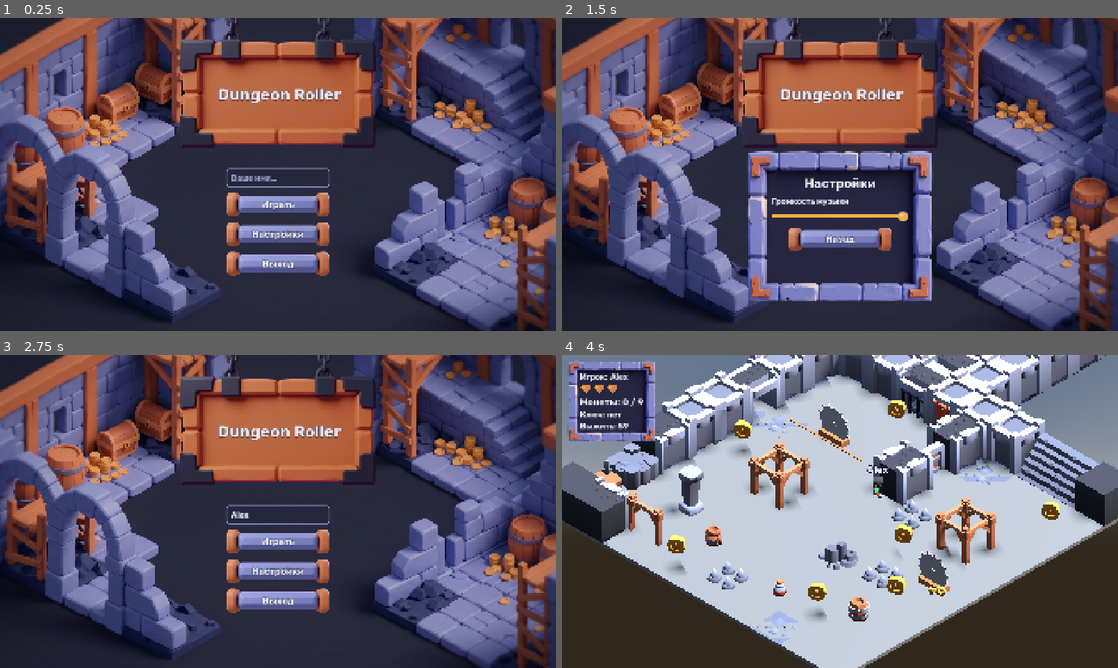
Above: before the commit, frames 1-4 (two rows, left to right).
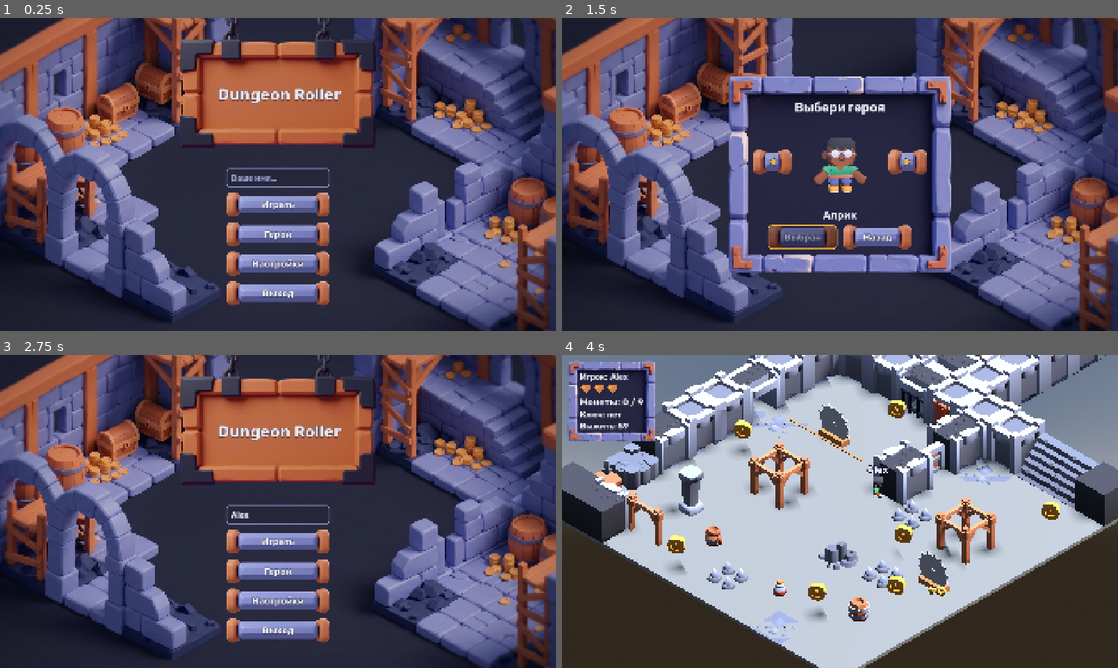
Above: after the commit, the same moments.

Repository: farikgg/godot_assignment
Game: Godot game, scene res://scenes/main_menu.tscn
The game is run twice, just before and just after one commit, with the same random seed, the same clock (stepped at 60 frames per second) and the same inputs.
Inputs (mouse positions are in pixels of both pictures, inside the frame that each line leads up to):
- Up to frame 1 (0.25 s): no input
- Up to frame 2 (1.5 s): click (840, 177) at 0.52 s; type "Alex" at 0.6 s; click (840, 233) at 1.25 s, where only the run after the commit has a clickable "Герои"
- Up to frame 3 (2.75 s): click "Назад" at 2 s
- Up to frame 4 (4 s): click "Играть" at 2.75 s; hold D (move_right) from 3.53 s (still down); hold J (attack) from 3.53 s (still down); tap Space (jump) at 3.77 s

The runs differ from the first frame. In frame 1, 1.5% of the frame differs, in the area x 40-60%, y 67-92%; in frame 2, 26%, in the area x 30-70%, y 0-91%; in frame 3, 1.5%; in frame 4, nothing differs.

Commit message:
Hero selection in the main menu
- scenes/ui/character_select.tscn + scripts/ui/character_select.gd:
  "Выбери героя" panel with prev/next arrows, the hero's name, a 3D
  preview in a SubViewport (own world, transparent background, ambient +
  directional light) where the model turns slowly and plays its idle
  clip, and "Выбрать" which saves Profile.character_id ("Выбран" when it
  is already the current hero).
- Main menu: "Герои" button opens the panel (sign and column hidden).
- Arrow icons drawn as PNGs: the Rubik font has no U+25C0 / U+25B6.

Co-Authored-By: Claude Opus 5.5 <noreply@anthropic.com>

Diff:
--- a/scenes/main_menu.tscn
+++ b/scenes/main_menu.tscn
@@ -3,6 +3,7 @@
 [ext_resource type="Texture2D" path="res://assets/ui_gen/bg_menu.jpg" id="4_bg"]
 [ext_resource type="Texture2D" path="res://assets/ui_gen/sign.png" id="5_sign"]
 [ext_resource type="Script" path="res://scripts/title_label.gd" id="6_title"]
+[ext_resource type="PackedScene" path="res://scenes/ui/character_select.tscn" id="7_select"]
 [ext_resource type="Script" uid="uid://cs0w83a1volfc" path="res://scripts/main_menu.gd" id="2_ekxnf"]
 [ext_resource type="AudioStream" uid="uid://8v83gducqjtt" path="res://assets/Audio/8-bit_sound.ogg" id="3_bqqt6"]
 
@@ -62,7 +63,7 @@
 offset_left = -180.0
 offset_top = 520.0
 offset_right = 180.0
-offset_bottom = 890.0
+offset_bottom = 992.0
 grow_horizontal = 2
 theme_type_variation = &"ClearPanel"
 
@@ -80,6 +81,11 @@
 custom_minimum_size = Vector2(360, 84)
 layout_mode = 2
 text = "Играть"
+
+[node name="ButtonHeroes" type="Button" parent="MainPanel/Buttons" unique_id=1771300080]
+custom_minimum_size = Vector2(360, 84)
+layout_mode = 2
+text = "Герои"
 
 [node name="ButtonSetting" type="Button" parent="MainPanel/Buttons" unique_id=223931339]
 custom_minimum_size = Vector2(360, 84)
@@ -131,12 +137,16 @@
 size_flags_horizontal = 4
 text = "Назад"
 
+[node name="CharacterSelect" parent="." unique_id=1771300081 instance=ExtResource("7_select")]
+layout_mode = 1
+
 [node name="Music" type="AudioStreamPlayer" parent="." unique_id=1334639074]
 stream = ExtResource("3_bqqt6")
 autoplay = true
 
 [connection signal="text_changed" from="MainPanel/Buttons/NameField" to="." method="_on_name_field_text_changed"]
 [connection signal="pressed" from="MainPanel/Buttons/ButtonStart" to="." method="_on_button_start_pressed"]
+[connection signal="pressed" from="MainPanel/Buttons/ButtonHeroes" to="." method="_on_button_heroes_pressed"]
 [connection signal="pressed" from="MainPanel/Buttons/ButtonSetting" to="." method="_on_button_settings_pressed"]
 [connection signal="pressed" from="MainPanel/Buttons/ButtonQuit" to="." method="_on_button_quit_pressed"]
 [connection signal="value_changed" from="SettingsPanel/Content/Music volume" to="." method="_on_volume_slider_value_changed"]
--- /dev/null
+++ b/scenes/ui/character_select.tscn
@@ -0,0 +1,108 @@
+[gd_scene format=3]
+
+[ext_resource type="Script" path="res://scripts/ui/character_select.gd" id="1_script"]
+[ext_resource type="Texture2D" path="res://assets/ui_gen/arrow_left.png" id="2_left"]
+[ext_resource type="Texture2D" path="res://assets/ui_gen/arrow_right.png" id="3_right"]
+
+[sub_resource type="Environment" id="Environment_preview"]
+background_mode = 1
+background_color = Color(0, 0, 0, 0)
+ambient_light_source = 2
+ambient_light_color = Color(0.556863, 0.576471, 0.811765, 1)
+ambient_light_energy = 0.7
+
+[node name="CharacterSelect" type="PanelContainer"]
+custom_minimum_size = Vector2(700, 0)
+anchors_preset = 8
+anchor_left = 0.5
+anchor_top = 0.5
+anchor_right = 0.5
+anchor_bottom = 0.5
+offset_left = -350.0
+offset_top = -340.0
+offset_right = 350.0
+offset_bottom = 340.0
+grow_horizontal = 2
+grow_vertical = 2
+script = ExtResource("1_script")
+
+[node name="Content" type="VBoxContainer" parent="."]
+layout_mode = 2
+theme_override_constants/separation = 12
+
+[node name="TitleLabel" type="Label" parent="Content"]
+unique_name_in_owner = true
+layout_mode = 2
+theme_override_font_sizes/font_size = 44
+text = "Выбери героя"
+horizontal_alignment = 1
+
+[node name="Row" type="HBoxContainer" parent="Content"]
+layout_mode = 2
+alignment = 1
+theme_override_constants/separation = 16
+
+[node name="PrevButton" type="Button" parent="Content/Row"]
+unique_name_in_owner = true
+custom_minimum_size = Vector2(110, 84)
+layout_mode = 2
+size_flags_vertical = 4
+icon = ExtResource("2_left")
+icon_alignment = 1
+
+[node name="PreviewFrame" type="SubViewportContainer" parent="Content/Row"]
+custom_minimum_size = Vector2(300, 300)
+layout_mode = 2
+stretch = true
+
+[node name="Viewport" type="SubViewport" parent="Content/Row/PreviewFrame"]
+own_world_3d = true
+transparent_bg = true
+handle_input_locally = false
+msaa_3d = 2
+size = Vector2i(300, 300)
+render_target_update_mode = 4
+
+[node name="WorldEnvironment" type="WorldEnvironment" parent="Content/Row/PreviewFrame/Viewport"]
+environment = SubResource("Environment_preview")
+
+[node name="Light" type="DirectionalLight3D" parent="Content/Row/PreviewFrame/Viewport"]
+transform = Transform3D(0.866025, -0.25, 0.433013, 0, 0.866025, 0.5, -0.5, -0.433013, 0.75, 0, 0, 0)
+
+[node name="Camera3D" type="Camera3D" parent="Content/Row/PreviewFrame/Viewport"]
+transform = Transform3D(1, 0, 0, 0, 0.990268, 0.139173, 0, -0.139173, 0.990268, 0, 0.62, 1.75)
+fov = 35.0
+
+[node name="Turntable" type="Node3D" parent="Content/Row/PreviewFrame/Viewport"]
+unique_name_in_owner = true
+
+[node name="NextButton" type="Button" parent="Content/Row"]
+unique_name_in_owner = true
+custom_minimum_size = Vector2(110, 84)
+layout_mode = 2
+size_flags_vertical = 4
+icon = ExtResource("3_right")
+icon_alignment = 1
+
+[node name="HeroNameLabel" type="Label" parent="Content"]
+unique_name_in_owner = true
+layout_mode = 2
+theme_override_font_sizes/font_size = 36
+horizontal_alignment = 1
+
+[node name="Buttons" type="HBoxContainer" parent="Content"]
+layout_mode = 2
+alignment = 1
+theme_override_constants/separation = 18
+
+[node name="SelectButton" type="Button" parent="Content/Buttons"]
+unique_name_in_owner = true
+custom_minimum_size = Vector2(240, 84)
+layout_mode = 2
+text = "Выбрать"
+
+[node name="BackButton" type="Button" parent="Content/Buttons"]
+unique_name_in_owner = true
+custom_minimum_size = Vector2(240, 84)
+layout_mode = 2
+text = "Назад"
--- a/scripts/main_menu.gd
+++ b/scripts/main_menu.gd
@@ -4,12 +4,26 @@
 @onready var main_menu: Control = $MainPanel
 @onready var music: AudioStreamPlayer = $Music
 @onready var volume_slider: HSlider = $"SettingsPanel/Content/Music volume"
+@onready var sign_board: Control = $Sign
+@onready var character_select: Control = $CharacterSelect
+
+func _ready() -> void:
+	character_select.connect("closed", _on_character_select_closed)
 
 func _on_button_start_pressed() -> void:
 	get_tree().change_scene_to_file("res://scenes/map.tscn")
 
 func _on_button_quit_pressed() -> void:
 	get_tree().quit()
+
+func _on_button_heroes_pressed() -> void:
+	main_menu.visible = false
+	sign_board.visible = false
+	character_select.call("open")
+
+func _on_character_select_closed() -> void:
+	sign_board.visible = true
+	main_menu.visible = true
 
 func _on_button_settings_pressed() -> void:
 	main_menu.visible = false
--- /dev/null
+++ b/scripts/ui/character_select.gd
@@ -0,0 +1,92 @@
+extends PanelContainer
+## "Choose your hero" panel: arrows, name, a turning 3D preview and a select button.
+
+signal closed
+
+const TITLE_TEXT: String = "Выбери героя"
+const SELECT_TEXT: String = "Выбрать"
+const SELECTED_TEXT: String = "Выбран"
+const BACK_TEXT: String = "Назад"
+
+## Turntable speed in the preview, degrees per second.
+@export var spin_speed: float = 30.0
+
+@onready var _title: Label = %TitleLabel
+@onready var _name_label: Label = %HeroNameLabel
+@onready var _prev_button: Button = %PrevButton
+@onready var _next_button: Button = %NextButton
+@onready var _select_button: Button = %SelectButton
+@onready var _back_button: Button = %BackButton
+@onready var _turntable: Node3D = %Turntable
+
+var _index: int = 0
+var _preview: Node3D
+
+func _ready() -> void:
+	_title.text = TITLE_TEXT
+	_back_button.text = BACK_TEXT
+	_prev_button.pressed.connect(_step.bind(-1))
+	_next_button.pressed.connect(_step.bind(1))
+	_select_button.pressed.connect(_on_select_pressed)
+	_back_button.pressed.connect(close)
+	visible = false
+
+func _process(delta: float) -> void:
+	if visible:
+		_turntable.rotate_y(deg_to_rad(spin_speed) * delta)
+
+func open() -> void:
+	_index = maxi(Roster.roster.index_of(Profile.character_id), 0)
+	_show_current()
+	visible = true
+	_select_button.grab_focus()
+
+func close() -> void:
+	visible = false
+	closed.emit()
+
+func current() -> CharacterData:
+	var all: Array[CharacterData] = Roster.all()
+	return all[_index] if _index < all.size() else null
+
+func _step(direction: int) -> void:
+	var count: int = Roster.all().size()
+	if count == 0:
+		return
+	_index = posmod(_index + direction, count)
+	_show_current()
+
+func _show_current() -> void:
+	var data: CharacterData = current()
+	if data == null:
+		push_error("CharacterSelect: roster is empty")
+		return
+	_name_label.text = data.display_name
+	_refresh_select_button()
+	if _preview != null:
+		_preview.queue_free()
+		_preview = null
+	if data.model == null:
+		push_error("CharacterSelect: %s has no model" % data.id)
+		return
+	_preview = data.model.instantiate() as Node3D
+	_turntable.add_child(_preview)
+	for node in _preview.find_children("*", "AnimationPlayer", true, false):
+		var anim: AnimationPlayer = node as AnimationPlayer
+		if data.anim_idle != &"" and anim.has_animation(data.anim_idle):
+			anim.get_animation(data.anim_idle).loop_mode = Animation.LOOP_LINEAR
+			anim.play(data.anim_idle)
+		break
+
+func _refresh_select_button() -> void:
+	var data: CharacterData = current()
+	var chosen: bool = data != null and data.id == Profile.character_id
+	_select_button.text = SELECTED_TEXT if chosen else SELECT_TEXT
+	_select_button.disabled = chosen
+
+func _on_select_pressed() -> void:
+	var data: CharacterData = current()
+	if data == null:
+		return
+	Profile.set_character(data.id)
+	_refresh_select_button()
Binary file added: assets/ui_gen/arrow_left.png
Not shown, added: assets/ui_gen/arrow_left.png.import
Binary file added: assets/ui_gen/arrow_right.png
Not shown, added: assets/ui_gen/arrow_right.png.import
Not shown, added: scripts/ui/character_select.gd.uid
